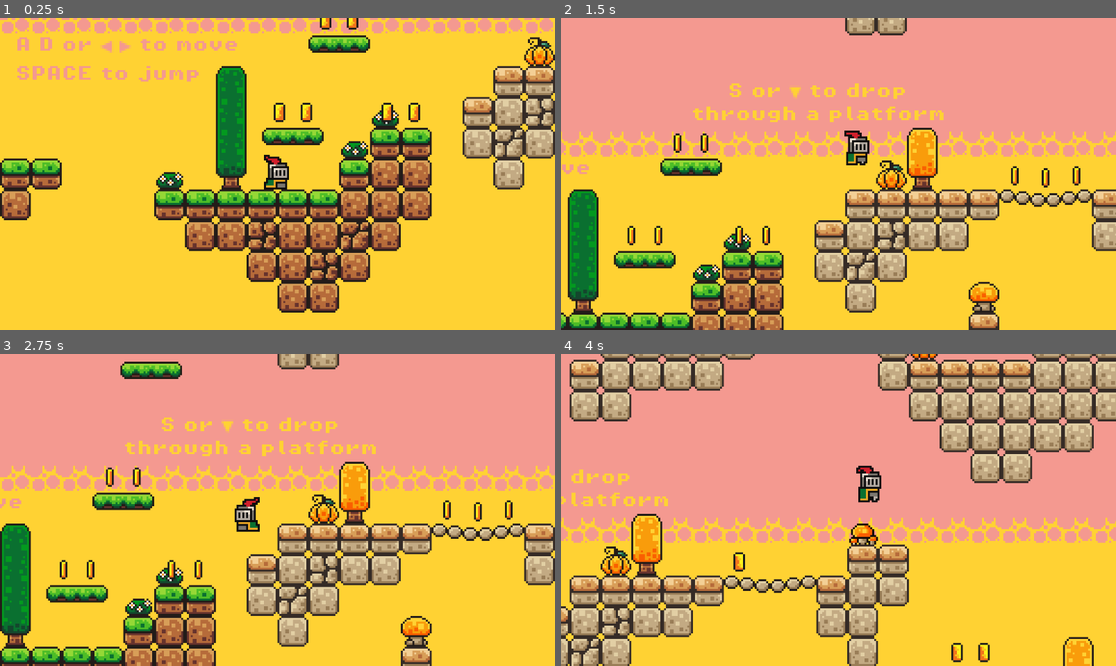
Above: before the commit, frames 1-4 (two rows, left to right).
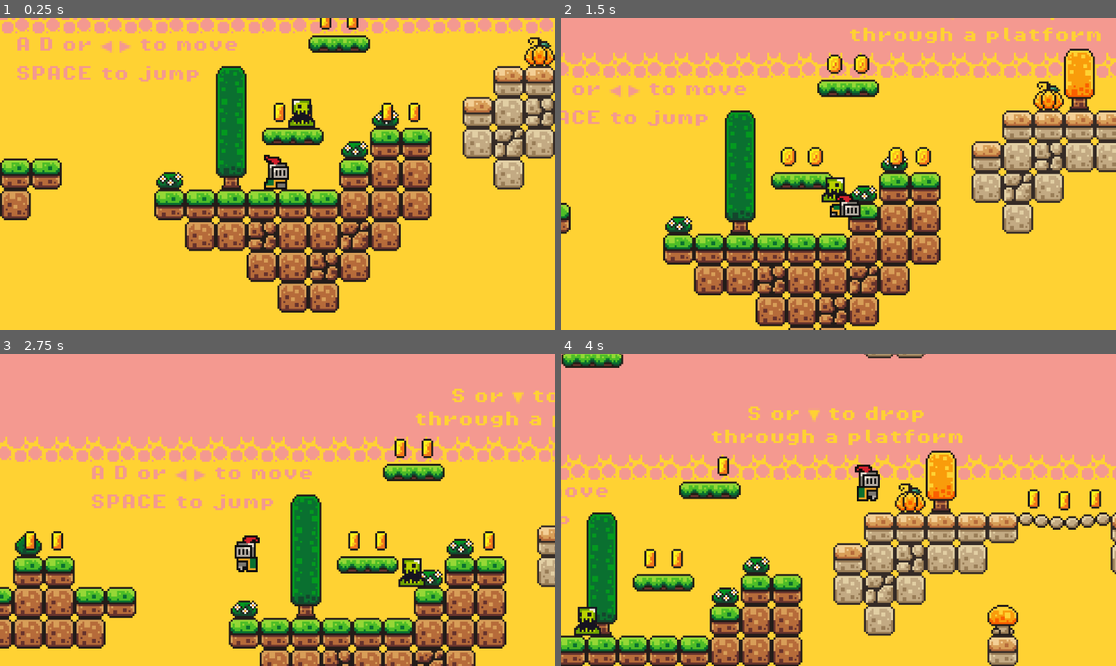
Above: after the commit, the same moments.

Repository: Artiow/myisorpg
Game: Godot game, scene res://scenes/game.tscn
The game is run twice, just before and just after one commit, with the same random seed, the same clock (stepped at 60 frames per second) and the same inputs.
Inputs:
- Up to frame 1 (0.25 s): no input
- Up to frame 2 (1.5 s): hold D (move_right) from 0.53 s (still down); tap Space (jump) at 0.6, 0.77, 1.07, 1.35 s
- Up to frame 3 (2.75 s): tap Space (jump) at 1.52, 1.82, 2.1 s; release D (move_right) at 2.03 s; hold A (move_left) from 2.03 s (still down)
- Up to frame 4 (4 s): release A (move_left) at 2.78 s; hold D (move_right) from 2.78 s (still down); tap Space (jump) at 2.85, 3.02, 3.32, 3.6, 3.77 s

The runs differ from the first frame. In frame 1, 0.3% of the frame differs, in the area x 51-57%, y 25-36%; in frame 2, 56%; in frame 3, 46%; in frame 4, 59%, in the area x 0-100%, y 0-100%.

Commit message:
Enemy physics

Diff:
--- a/project.godot
+++ b/project.godot
@@ -51,6 +51,13 @@
 ]
 }
 
+[layer_names]
+
+2d_physics/layer_1="Ground"
+2d_physics/layer_2="Platform"
+2d_physics/layer_3="Enemy"
+2d_physics/layer_4="Player"
+
 [rendering]
 
 textures/canvas_textures/default_texture_filter=0
--- a/scenes/coin.tscn
+++ b/scenes/coin.tscn
@@ -99,13 +99,52 @@
 [sub_resource type="CircleShape2D" id="CircleShape2D_rwqht"]
 radius = 8.0
 
+[sub_resource type="Animation" id="Animation_d14el"]
+length = 0.001
+tracks/0/type = "value"
+tracks/0/imported = false
+tracks/0/enabled = true
+tracks/0/path = NodePath("AnimatedSprite:visible")
+tracks/0/interp = 1
+tracks/0/loop_wrap = true
+tracks/0/keys = {
+"times": PackedFloat32Array(0),
+"transitions": PackedFloat32Array(1),
+"update": 1,
+"values": [true]
+}
+tracks/1/type = "value"
+tracks/1/imported = false
+tracks/1/enabled = true
+tracks/1/path = NodePath("CollisionShape:disabled")
+tracks/1/interp = 1
+tracks/1/loop_wrap = true
+tracks/1/keys = {
+"times": PackedFloat32Array(0),
+"transitions": PackedFloat32Array(1),
+"update": 1,
+"values": [false]
+}
+tracks/2/type = "value"
+tracks/2/imported = false
+tracks/2/enabled = true
+tracks/2/path = NodePath("PickupSound:playing")
+tracks/2/interp = 1
+tracks/2/loop_wrap = true
+tracks/2/keys = {
+"times": PackedFloat32Array(0),
+"transitions": PackedFloat32Array(1),
+"update": 1,
+"values": [false]
+}
+
 [sub_resource type="Animation" id="Animation_11l1o"]
 resource_name = "pickup"
 length = 0.2
 tracks/0/type = "value"
 tracks/0/imported = false
 tracks/0/enabled = true
-tracks/0/path = NodePath("AnimatedSprite2D:visible")
+tracks/0/path = NodePath("AnimatedSprite:visible")
 tracks/0/interp = 1
 tracks/0/loop_wrap = true
 tracks/0/keys = {
@@ -117,7 +156,7 @@
 tracks/1/type = "value"
 tracks/1/imported = false
 tracks/1/enabled = true
-tracks/1/path = NodePath("CollisionShape2D:disabled")
+tracks/1/path = NodePath("CollisionShape:disabled")
 tracks/1/interp = 1
 tracks/1/loop_wrap = true
 tracks/1/keys = {
@@ -153,45 +192,6 @@
 }]
 }
 
-[sub_resource type="Animation" id="Animation_d14el"]
-length = 0.001
-tracks/0/type = "value"
-tracks/0/imported = false
-tracks/0/enabled = true
-tracks/0/path = NodePath("AnimatedSprite2D:visible")
-tracks/0/interp = 1
-tracks/0/loop_wrap = true
-tracks/0/keys = {
-"times": PackedFloat32Array(0),
-"transitions": PackedFloat32Array(1),
-"update": 1,
-"values": [true]
-}
-tracks/1/type = "value"
-tracks/1/imported = false
-tracks/1/enabled = true
-tracks/1/path = NodePath("CollisionShape2D:disabled")
-tracks/1/interp = 1
-tracks/1/loop_wrap = true
-tracks/1/keys = {
-"times": PackedFloat32Array(0),
-"transitions": PackedFloat32Array(1),
-"update": 1,
-"values": [false]
-}
-tracks/2/type = "value"
-tracks/2/imported = false
-tracks/2/enabled = true
-tracks/2/path = NodePath("PickupSound:playing")
-tracks/2/interp = 1
-tracks/2/loop_wrap = true
-tracks/2/keys = {
-"times": PackedFloat32Array(0),
-"transitions": PackedFloat32Array(1),
-"update": 1,
-"values": [false]
-}
-
 [sub_resource type="AnimationLibrary" id="AnimationLibrary_1ikuy"]
 _data = {
 &"RESET": SubResource("Animation_d14el"),
@@ -204,11 +204,11 @@
 collision_mask = 8
 script = ExtResource("1_i64fm")
 
-[node name="AnimatedSprite2D" type="AnimatedSprite2D" parent="."]
+[node name="AnimatedSprite" type="AnimatedSprite2D" parent="."]
 sprite_frames = SubResource("SpriteFrames_ls27i")
 autoplay = "default"
 
-[node name="CollisionShape2D" type="CollisionShape2D" parent="."]
+[node name="CollisionShape" type="CollisionShape2D" parent="."]
 shape = SubResource("CircleShape2D_rwqht")
 
 [node name="PickupSound" type="AudioStreamPlayer2D" parent="."]
--- a/scenes/game.tscn
+++ b/scenes/game.tscn
@@ -169,10 +169,6 @@
 position_smoothing_enabled = true
 position_smoothing_speed = 8.0
 
-[node name="Killzone" parent="." instance=ExtResource("5_iywne")]
-position = Vector2(0, 88)
-metadata/_edit_lock_ = true
-
 [node name="Coins" type="Node" parent="."]
 
 [node name="Coin" parent="Coins" instance=ExtResource("4_lbhrr")]
@@ -394,6 +390,9 @@
 
 [node name="SlimeGreen" parent="Enemies" instance=ExtResource("6_p57ef")]
 position = Vector2(-200, -16)
+
+[node name="SlimeGreen2" parent="Enemies" instance=ExtResource("6_p57ef")]
+position = Vector2(0, -32)
 
 [node name="Labels" type="Node" parent="."]
 
@@ -426,5 +425,9 @@
 horizontal_alignment = 1
 metadata/_edit_lock_ = true
 
+[node name="Killzone" parent="." instance=ExtResource("5_iywne")]
+position = Vector2(0, 88)
+metadata/_edit_lock_ = true
+
 [node name="World" parent="." instance=ExtResource("1_e2o6t")]
 metadata/_edit_lock_ = true
--- a/scenes/killzone.tscn
+++ b/scenes/killzone.tscn
@@ -6,7 +6,7 @@
 
 [node name="Killzone" type="Area2D"]
 collision_layer = 0
-collision_mask = 8
+collision_mask = 12
 script = ExtResource("1_xlapc")
 
 [node name="CollisionShape2D" type="CollisionShape2D" parent="."]
--- a/scenes/platform_green_big.tscn
+++ b/scenes/platform_green_big.tscn
@@ -11,7 +11,7 @@
 
 [node name="PlatformGreenBig" type="AnimatableBody2D"]
 z_index = 1
-collision_layer = 3
+collision_layer = 2
 collision_mask = 0
 script = ExtResource("1_sr7hh")
 
--- a/scenes/player.tscn
+++ b/scenes/player.tscn
@@ -237,8 +237,8 @@
 
 [node name="Player" type="CharacterBody2D"]
 z_index = 10
-collision_layer = 15
-collision_mask = 15
+collision_layer = 8
+collision_mask = 3
 script = ExtResource("1_onrkg")
 
 [node name="AnimatedSprite2D" type="AnimatedSprite2D" parent="."]
--- a/scenes/slime_green.tscn
+++ b/scenes/slime_green.tscn
@@ -39,30 +39,39 @@
 "speed": 10.0
 }]
 
+[sub_resource type="RectangleShape2D" id="RectangleShape2D_lh1w4"]
+size = Vector2(14, 12)
+
 [sub_resource type="RectangleShape2D" id="RectangleShape2D_ppyls"]
-size = Vector2(14, 15)
+size = Vector2(14, 12)
 
-[node name="SlimeGreen" type="Node2D"]
+[node name="SlimeGreen" type="CharacterBody2D"]
 z_index = 9
+collision_layer = 4
+collision_mask = 3
 script = ExtResource("1_lh1w4")
+max_distance = 1500.0
 
-[node name="AnimatedSprite2D" type="AnimatedSprite2D" parent="."]
+[node name="AnimatedSprite" type="AnimatedSprite2D" parent="."]
 position = Vector2(0, -12)
 sprite_frames = SubResource("SpriteFrames_bmd3v")
 animation = &"idle"
 autoplay = "idle"
 
-[node name="Area2D" type="Area2D" parent="."]
-position = Vector2(0, -12)
+[node name="CollisionShape" type="CollisionShape2D" parent="."]
+position = Vector2(0, -6)
+shape = SubResource("RectangleShape2D_lh1w4")
+
+[node name="HitRange" type="Area2D" parent="."]
+position = Vector2(0, -6)
 collision_layer = 0
 collision_mask = 8
 
-[node name="CollisionShape2D" type="CollisionShape2D" parent="Area2D"]
-position = Vector2(0, 4.5)
+[node name="CollisionShape" type="CollisionShape2D" parent="HitRange"]
 shape = SubResource("RectangleShape2D_ppyls")
 
-[node name="RayCast2D" type="RayCast2D" parent="."]
-position = Vector2(0, -7.5)
+[node name="WallRayCast" type="RayCast2D" parent="."]
+position = Vector2(0, -6)
 target_position = Vector2(8, 0)
 
-[connection signal="body_entered" from="Area2D" to="." method="_on_area_2d_body_entered"]
+[connection signal="body_entered" from="HitRange" to="." method="_on_hit_range_body_entered"]
--- a/scripts/coin.gd
+++ b/scripts/coin.gd
@@ -1,10 +1,10 @@
 extends Area2D
 
 
-@onready var pickup_animation: AnimationPlayer = $PickupAnimation
+@onready var pickup_animation: Callable = $PickupAnimation.play.bind(&"pickup")
 
 
 func _on_body_entered(body: Node2D) -> void:
 	if body is CharacterBody2D and body.has_method("add_score_point"):
 		body.add_score_point()
-		pickup_animation.play("pickup")
+		pickup_animation.call_deferred()
--- a/scripts/killzone.gd
+++ b/scripts/killzone.gd
@@ -3,4 +3,5 @@
 
 func _on_body_entered(body: Node2D) -> void:
 	if body is CharacterBody2D and body.has_method("kill"):
+		print_debug(self, " is killing ", body)
 		body.kill()
--- a/scripts/player.gd
+++ b/scripts/player.gd
@@ -1,14 +1,7 @@
 extends CharacterBody2D
 
 
-const SPEED: float = 150.0
-const JUMP_VELOCITY: float = -275.0
-const JUMP_LIMIT: int = 2
-
-
 @onready var game_manager: Node = %GameManager
-
-
 @onready var collision: CollisionShape2D = $CollisionShape2D
 @onready var raycast: RayCast2D = $RayCast2D
 @onready var sprite: AnimatedSprite2D = $AnimatedSprite2D
@@ -16,9 +9,13 @@
 @onready var jump_sound: AudioStreamPlayer2D = $JumpSound
 @onready var death_sound: AudioStreamPlayer2D = $DeathSound
 
+@export var speed: float = 150.0
+@export var jump_velocity: float = -275.0
+@export var jump_limit: int = 2
+@export var death_jump_velocity: float = -150.0
 
 var jump_count: int = 0
-var dead: float = false
+var dead: bool = false
 
 
 func _physics_process(delta: float) -> void:
@@ -36,13 +33,13 @@
 	# As good practice, you should replace UI actions with custom gameplay actions.
 	var direction := Input.get_axis("move_left", "move_right")
 	if direction and not dead:
-		velocity.x = direction * SPEED
+		velocity.x = direction * speed
 		if direction > 0 and sprite.flip_h:
 			sprite.set_deferred("flip_h", false)
 		if direction < 0 and not sprite.flip_h:
 			sprite.set_deferred("flip_h", true)
 	else:
-		velocity.x = move_toward(velocity.x, 0, SPEED)
+		velocity.x = move_toward(velocity.x, 0, speed)
 
 	if not dead:
 		if is_on_floor():
@@ -65,7 +62,7 @@
 func jump_process() -> void:
 	if Input.is_action_just_pressed("jump") and can_jump():
 		call_deferred("_play_jump_apperance")
-		velocity.y = JUMP_VELOCITY
+		velocity.y = jump_velocity
 		jump_count += 1
 	elif is_on_floor():
 		jump_count = 0
@@ -77,15 +74,16 @@
 
 
 func can_jump() -> bool:
-	return not dead and (is_on_floor() or (jump_count < JUMP_LIMIT))
+	return not dead and (is_on_floor() or (jump_count < jump_limit))
 
 
 func kill() -> void:
 	if not dead:
 		dead = true
+		print_debug(self, " is killed")
 		Engine.time_scale = 0.5
 		call_deferred("_play_kill_apperance")
-		velocity.y = JUMP_VELOCITY / 2
+		velocity.y = death_jump_velocity
 		collision.queue_free()
 		kill_timer.start()
 
--- a/scripts/slime_green.gd
+++ b/scripts/slime_green.gd
@@ -1,24 +1,52 @@
-extends Node2D
+extends CharacterBody2D
 
 
-const SPEED = 50
+@onready var sprite: AnimatedSprite2D = $AnimatedSprite
+@onready var wall_raycast: RayCast2D = $WallRayCast
+
+@export var max_distance: float = 500.0
+@export var speed: float = 50.0
+
+var start_position: Vector2
+var direction: int = 1
+var dead: bool = false
 
 
-@onready var sprite: AnimatedSprite2D = $AnimatedSprite2D
-@onready var raycast: RayCast2D = $RayCast2D
+func _ready() -> void:
+	start_position = position
+	velocity.x = direction * speed
 
 
-var direction = 1
+func _physics_process(delta: float) -> void:
+	if not is_on_floor():
+		velocity += get_gravity() * delta
+		velocity.x = move_toward(velocity.x, 0, delta)
+	else:
+		velocity.x = direction * speed
+
+	move_and_slide()
+
+	if is_on_floor() and (wall_raycast.is_colliding()):# or _is_far_from_start()):
+		_flip()
 
 
-func _process(delta: float) -> void:
-	if raycast.is_colliding():
-		direction *= -1
-		sprite.set_deferred("flip_h", !sprite.flip_h)
-		raycast.set_deferred("target_position", -1 * raycast.target_position)
-	position.x += direction * SPEED * delta
+func _is_far_from_start() -> bool:
+	return abs(global_position.x - start_position.x) > max_distance
 
 
-func _on_area_2d_body_entered(body: Node2D) -> void:
+func _flip() -> void:
+	direction *= -1
+	wall_raycast.target_position = -1 * wall_raycast.target_position
+	sprite.flip_h = not sprite.flip_h
+
+
+func _on_hit_range_body_entered(body: Node2D) -> void:
 	if body is CharacterBody2D and body.has_method("kill"):
+		print_debug(self, " is killing ", body)
 		body.kill()
+
+
+func kill() -> void:
+	if not dead:
+		print_debug("Killed ", self)
+		queue_free()
Not shown: 1 places in scenes/slime_green.tscn that only renumber resources
Not shown, changed: README.md
